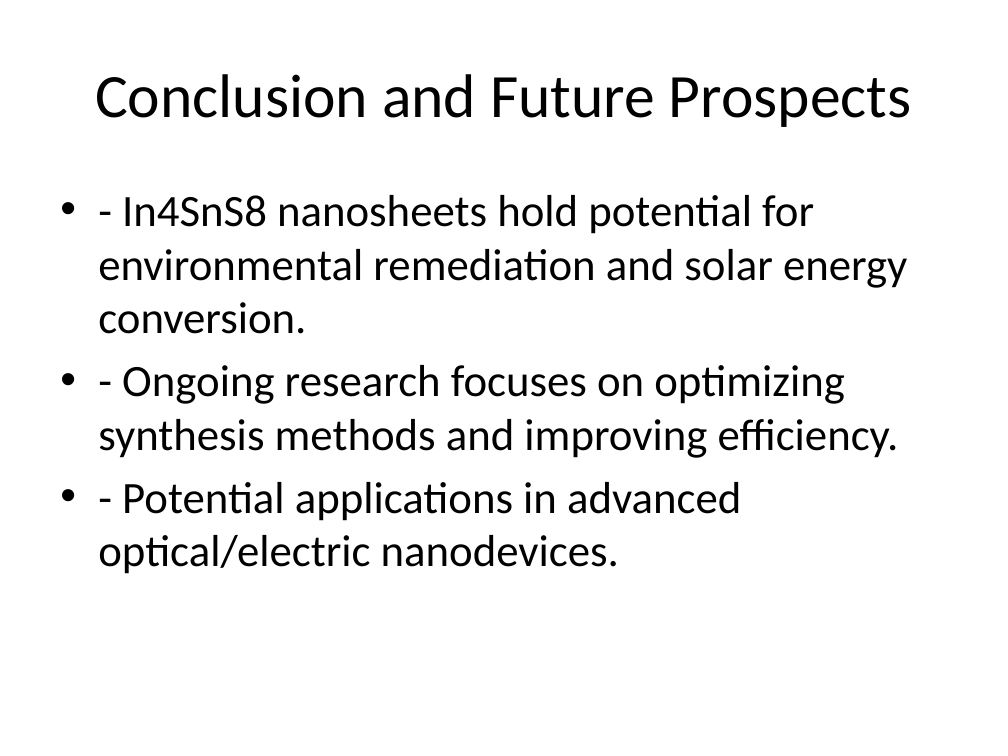
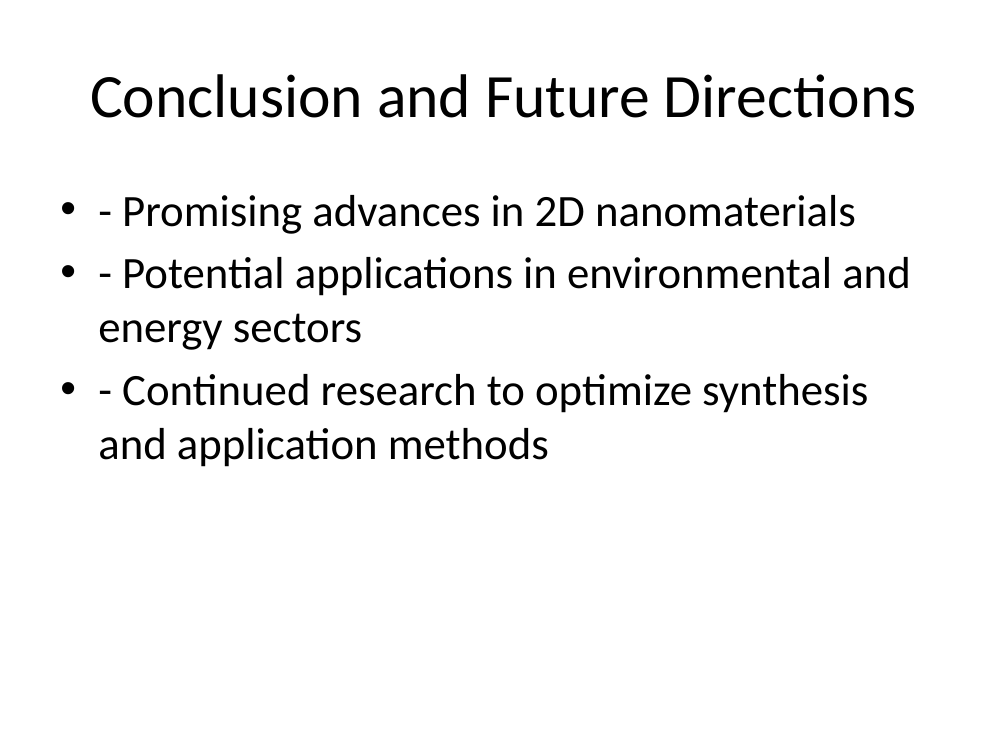
Before and after one commit to knowhrishi/AutoDeckAI-EchoHack, a slide deck: slide 7 of generated_presentation.pptx. Drawn at 1008x756 pixels with LibreOffice and Linux fonts; fonts in the diff are those of the drawing. Boxes give left, top, right and bottom in pixels: in the first picture for what was removed or moved away, otherwise in the second. Text is boxed around its words. In the diff, an @@ line names an element or a change of style, - is before the commit and + after.

```diff
--- a/generated_presentation.pptx
+++ b/generated_presentation.pptx
@@ title at <box>90,74,916,118</box>: text changed @@
-Conclusion and Future Prospects
+Conclusion and Future Directions
@@ text at <box>98,195,911,467</box>: text changed @@
-• - In4SnS8 nanosheets hold potential for environmental remediation and solar energy conversion.
-• - Ongoing research focuses on optimizing synthesis methods and improving efficiency.
-• - Potential applications in advanced optical/electric nanodevices.
+• - Promising advances in 2D nanomaterials
+• - Potential applications in environmental and energy sectors
+• - Continued research to optimize synthesis and application methods
```
Also in this commit, not shown: 5 other slides changed, 1 slide added, 1 slide removed, 2 other files.
